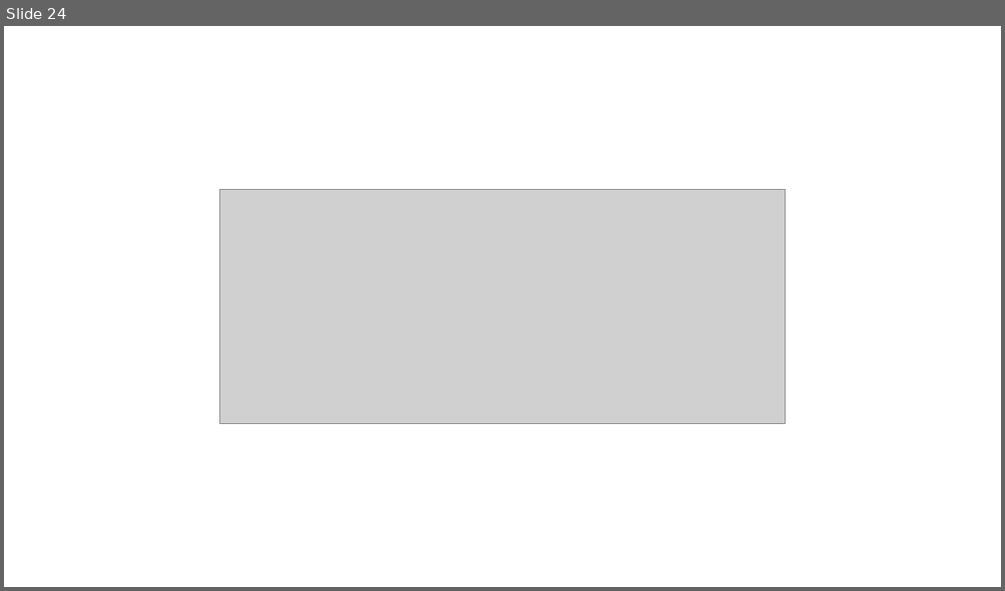
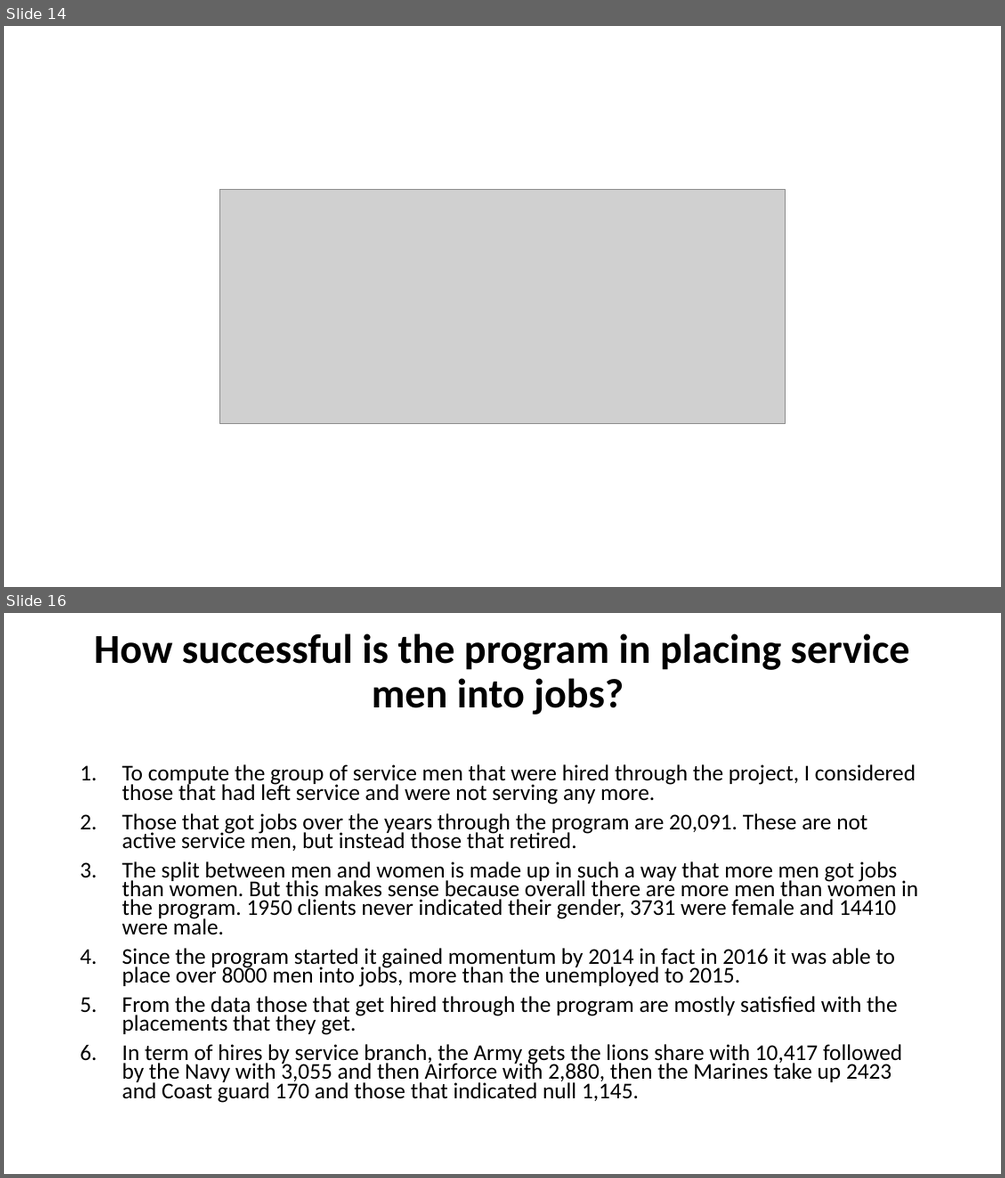
Before and after one commit to mosemb/DLTMClusterDataWareHousing, a slide deck: Tableau/DWProjectFinal.pptx. Shown one above the other, each under a label of ours: slide 24 before the commit, slides 14 and 16 after it; the slides between them are not shown. The pictures are 1005x591 and 1005x1178 pixels, drawn with LibreOffice and Linux fonts; fonts in the diff are those of the drawing; grey boxes stand for pictures. Boxes give left, top, right and bottom in pixels: in the first picture for what was removed or moved away, otherwise in the second. Text is boxed around its words. In the diff, an @@ line names an element or a change of style, - is before the commit and + after.

Commit message:
final ppt

```diff
--- a/Tableau/DWProjectFinal.pptx
+++ b/Tableau/DWProjectFinal.pptx
@@ slide 16 added at (4,613,1001,1174), background #FFFFFF @@
@@ title added at (94,633,910,714), 39.6 pt, text #000000, bold @@
+How successful is the program in placing service men into jobs?
@@ text added at (122,764,918,1103), 21.7 pt, text #000000 @@
+1. To compute the group of service men that were hired through the project, I considered those that had left service and were not serving any more.
+2. Those that got jobs over the years through the program are 20,091. These are not active service men, but instead those that retired.
+3. The split between men and women is made up in such a way that more men got jobs than women. But this makes sense because overall there are more men than women in the program. 1950 clients never indicated their gender, 3731 were female and 14410 were male.
+4. Since the program started it gained momentum by 2014 in fact in 2016 it was able to place over 8000 men into jobs, more than the unemployed to 2015.
+5. From the data those that get hired through the program are mostly satisfied with the placements that they get.
+6. In term of hires by service branch, the Army gets the lions share with 10,417 followed by the Navy with 3,055 and then Airforce with 2,880, then the Marines take up 2423 and Coast guard 170 and those that indicated null 1,145.
@@ what was slide 24 is now slide 14 @@
```
Also in this commit, not shown: 1 slide changed, 8 other slides added, 9 slides removed, 2 other files.
